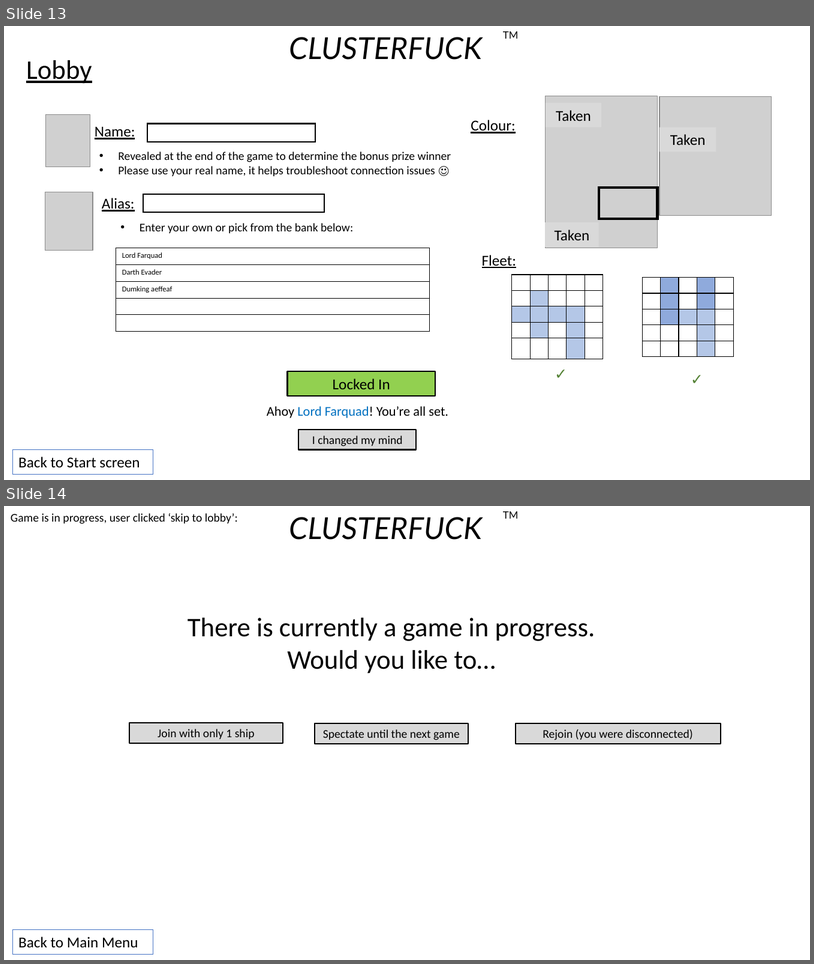
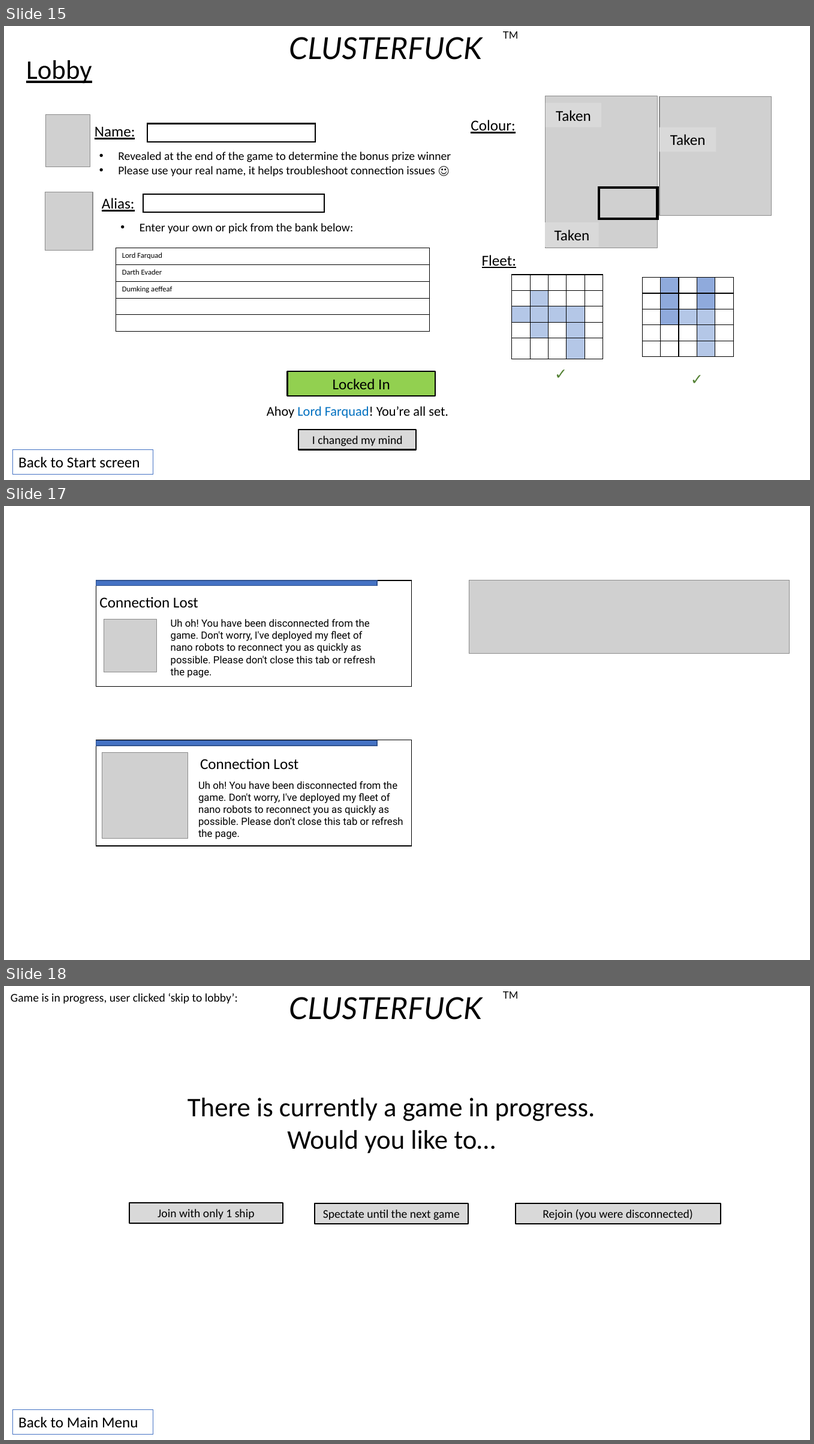
Before and after one commit to GeoffSpielman/BattleBlobs, a slide deck: Not_Code/Ideas.pptx. Shown one above the other, each under a label of ours: slides 13 and 14 before the commit, slides 15, 17 and 18 after it; the slides between them are not shown. The pictures are 814x964 and 814x1444 pixels, drawn with LibreOffice and Linux fonts; fonts in the diff are those of the drawing; grey boxes stand for pictures. Boxes give left, top, right and bottom in pixels: in the first picture for what was removed or moved away, otherwise in the second. Text is boxed around its words. In the diff, an @@ line names an element or a change of style, - is before the commit and + after.

Commit message:
Disconnected mode works

```diff
--- a/Not_Code/Ideas.pptx
+++ b/Not_Code/Ideas.pptx
@@ slide 17 added at [4,506,810,960], background #FFFFFF @@
@@ rectangle added at [96,580,412,686], outline #000000 1 pt @@
@@ rectangle added at [96,580,377,585], fill #4472C4, outline #325491 1 pt @@
@@ picture added at [469,580,790,654] @@
@@ text added at [99,597,198,608], 18 pt, text #000000 @@
+Connection Lost
@@ picture added at [104,619,156,672] @@
@@ text added at [171,619,376,678], 12 pt, text #000000 @@
+Uh oh! You have been disconnected from the game. Don't worry, I've deployed my fleet of nano robots to reconnect you as quickly as possible. Please don't close this tab or refresh the page.
@@ rectangle added at [96,739,412,846], outline #000000 1 pt @@
@@ rectangle added at [96,740,377,745], fill #4472C4, outline #325491 1 pt @@
@@ picture added at [102,753,188,839] @@
@@ text added at [200,758,299,769], 18 pt, text #000000 @@
+Connection Lost
@@ text added at [198,781,404,839], 12 pt, text #000000 @@
+Uh oh! You have been disconnected from the game. Don't worry, I've deployed my fleet of nano robots to reconnect you as quickly as possible. Please don't close this tab or refresh the page.
@@ what was slide 13 is now slide 15 @@
@@ what was slide 14 is now slide 18 @@
```
Also in this commit, not shown: 4 other slides added, 18 other files.
